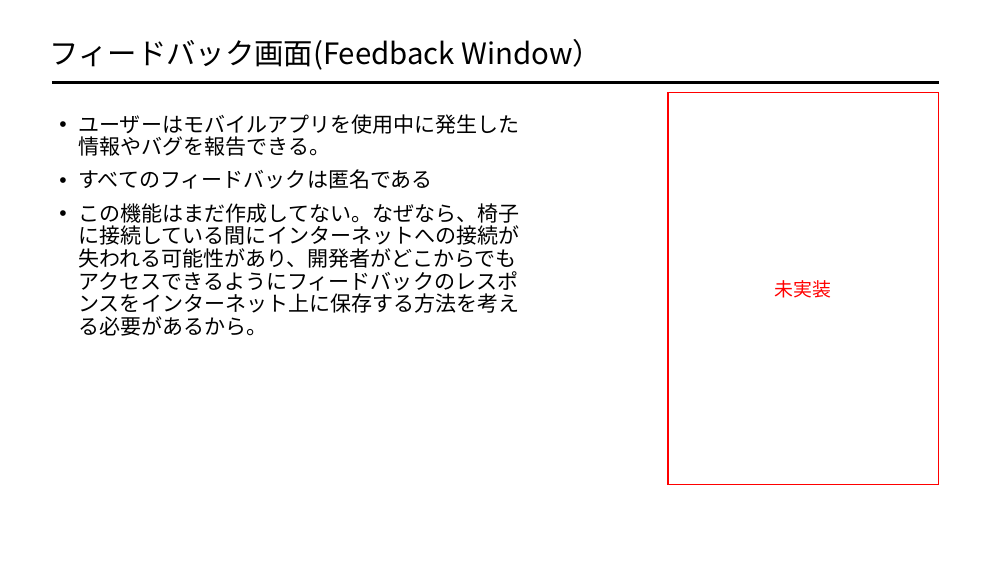
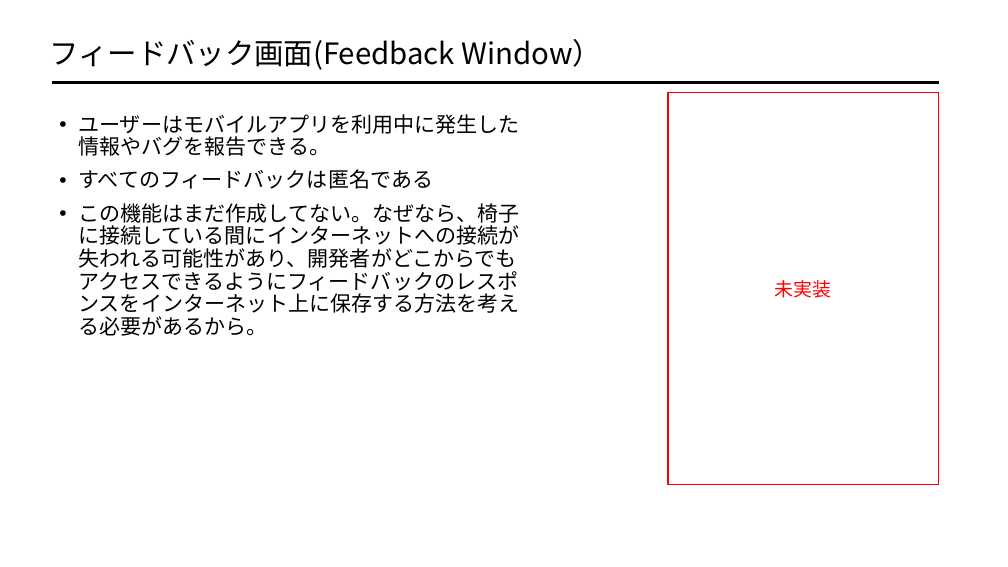
Before and after one commit to afiqfadzil/pythonProject1, a slide deck: slide 18 of LOCOMOTION.pptx. Drawn at 1008x567 pixels with LibreOffice and Linux fonts; fonts in the diff are those of the drawing. Boxes give left, top, right and bottom in pixels: in the first picture for what was removed or moved away, otherwise in the second. Text is boxed around its words. In the diff, an @@ line names an element or a change of style, - is before the commit and + after.

```diff
--- a/LOCOMOTION.pptx
+++ b/LOCOMOTION.pptx
@@ text at (78,114,519,156): text changed @@
-• ユーザーはモバイルアプリを使用中に発生した情報やバグを報告できる。
+• ユーザーはモバイルアプリを利用中に発生した情報やバグを報告できる。
```
Also in this commit, not shown: 5 other slides changed.
